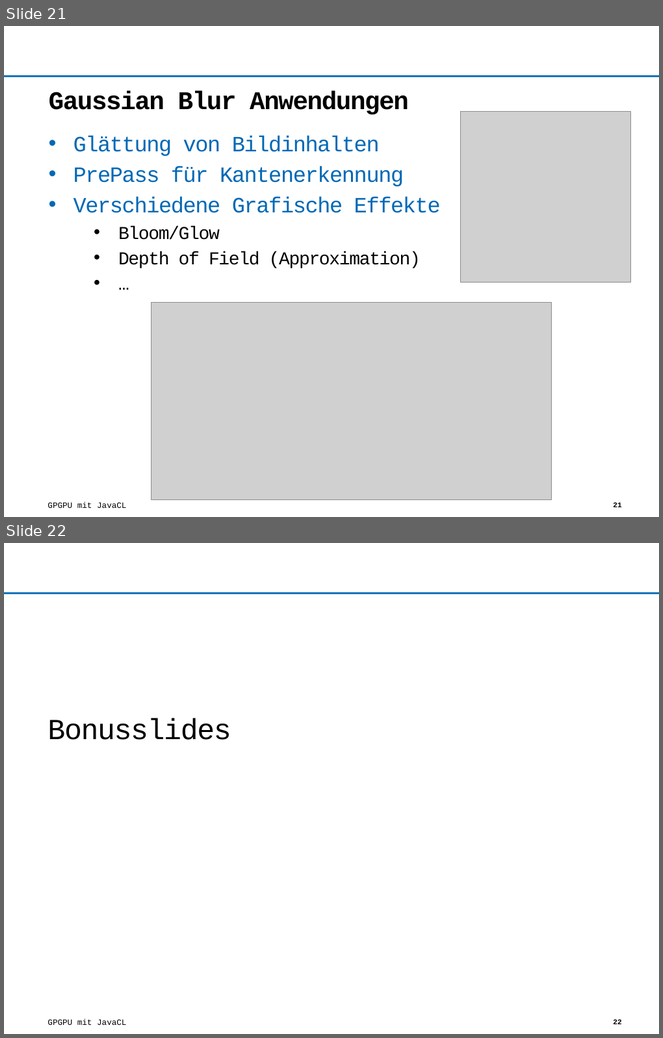
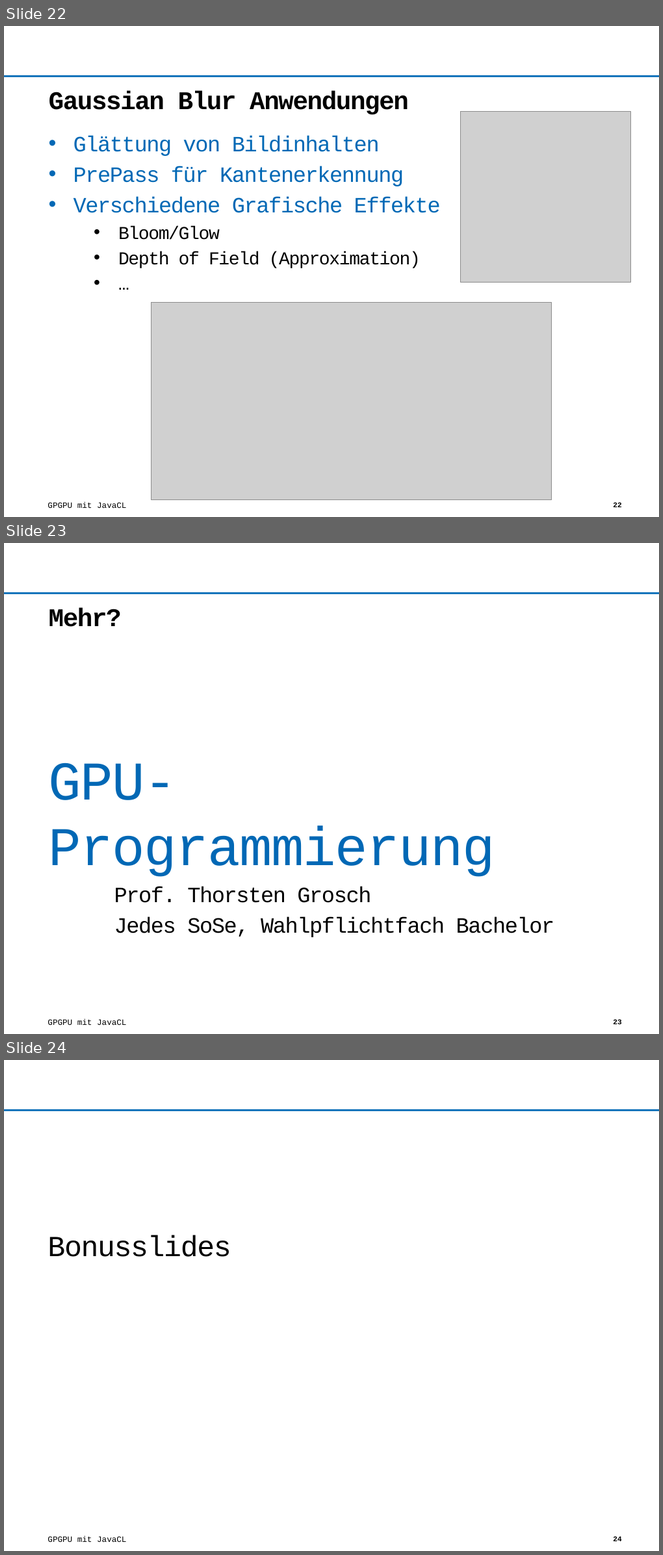
Before and after one commit to Wumpf/javaclpres, a slide deck: opencl.pptx. Shown one above the other, each under a label of ours: slides 21 and 22 before the commit, slides 22, 23 and 24 after it. The pictures are 663x1038 and 663x1555 pixels, drawn with LibreOffice and Linux fonts; fonts in the diff are those of the drawing; grey boxes stand for pictures; background and template pictures are left out. Boxes give left, top, right and bottom in pixels: in the first picture for what was removed or moved away, otherwise in the second. Text is boxed around its words. In the diff, an @@ line names an element or a change of style, - is before the commit and + after.

```diff
--- a/opencl.pptx
+++ b/opencl.pptx
@@ slide 23 added at [4,543,659,1034], background #FFFFFF; not listed: 3 template elements that a slide beside it also shows @@
@@ title added at [49,608,122,627], 28 pt, text #000000, bold @@
+Mehr?
@@ text added at [49,763,555,938], 24 pt, text #000000 @@
+GPU-Programmierung
+Prof. Thorsten Grosch
+Jedes SoSe, Wahlpflichtfach Bachelor
@@ what was slide 21 is now slide 22 @@
@@ page number at [613,502,622,508]: text changed @@
-21
+22
@@ what was slide 22 is now slide 24 @@
@@ page number at [613,1536,622,1542]: text changed @@
-22
+24
```
Also in this commit, not shown: 1 slide changed, 1 other slide added.
